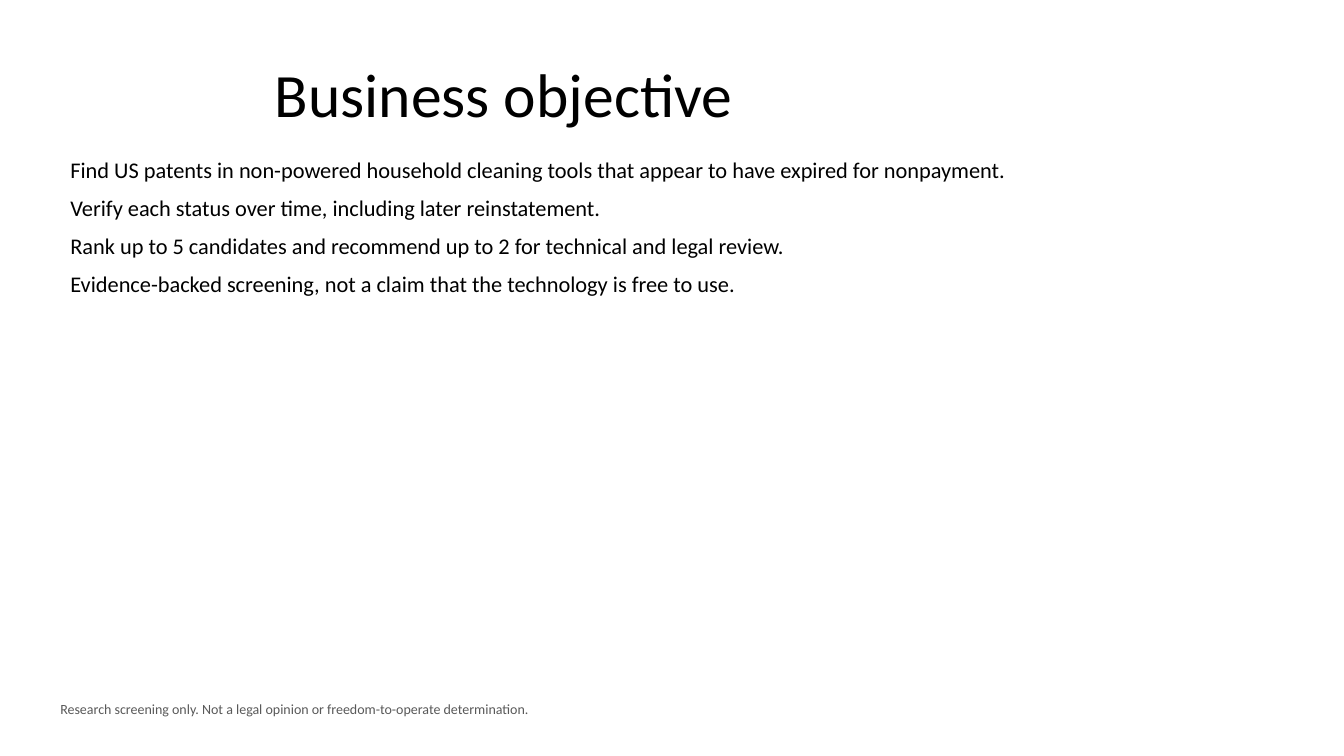
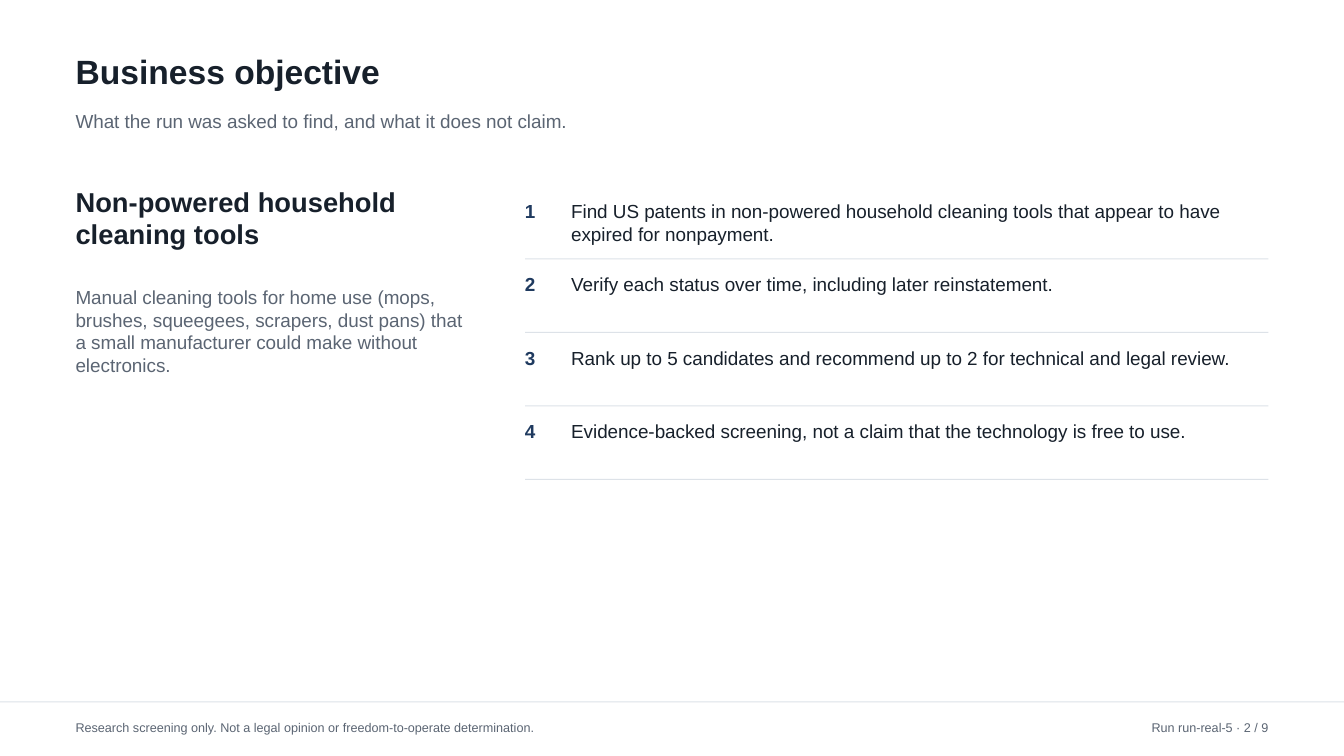
Before and after one commit to DhafinFawwaz/expired-patent-opportunity-agent, a slide deck: slide 2 of outputs/samples/deck.pptx. Drawn at 1344x756 pixels with LibreOffice and Linux fonts; fonts in the diff are those of the drawing. Boxes give left, top, right and bottom in pixels: in the first picture for what was removed or moved away, otherwise in the second. Text is boxed around its words. In the diff, an @@ line names an element or a change of style, - is before the commit and + after.

```diff
--- a/outputs/samples/deck.pptx
+++ b/outputs/samples/deck.pptx
@@ title "Business objective": place and size @@
-title "Business objective" at box(275, 74, 732, 128)
+title "Business objective" at box(76, 59, 380, 91)
@@ title "Business objective" at box(76, 59, 380, 91): size 44 to 24 pt, font Calibri to Arial, text colour #000000 to #17202B, bold on; alignment centre to left; vertical alignment middle to top @@
@@ text added at box(76, 114, 567, 131), 13.5 pt, text #5B6573 @@
+What the run was asked to find, and what it does not claim.
@@ text removed at box(70, 162, 1005, 296) @@
-Find US patents in non-powered household cleaning tools that appear to have expired for nonpayment.
-Verify each status over time, including later reinstatement.
-Rank up to 5 candidates and recommend up to 2 for technical and legal review.
-Evidence-backed screening, not a claim that the technology is free to use.
@@ text added at box(76, 192, 396, 249), 19.5 pt, text #17202B, bold @@
+Non-powered household cleaning tools
@@ text added at box(525, 205, 536, 218), 13.5 pt, text #1F3A5F, bold @@
+1
@@ text added at box(571, 204, 1220, 245), 13.5 pt, text #17202B @@
+Find US patents in non-powered household cleaning tools that appear to have expired for nonpayment.
@@ rectangle added at box(525, 258, 1269, 259), fill #DDE2E8 @@
@@ text added at box(76, 290, 462, 372), 13.5 pt, text #5B6573 @@
+Manual cleaning tools for home use (mops, brushes, squeegees, scrapers, dust pans) that a small manufacturer could make without electronics.
@@ text added at box(525, 278, 536, 291), 13.5 pt, text #1F3A5F, bold @@
+2
@@ text added at box(571, 277, 1053, 295), 13.5 pt, text #17202B @@
+Verify each status over time, including later reinstatement.
@@ rectangle added at box(525, 332, 1269, 333), fill #DDE2E8 @@
@@ text added at box(525, 352, 536, 366), 13.5 pt, text #1F3A5F, bold @@
+3
@@ text added at box(571, 351, 1230, 369), 13.5 pt, text #17202B @@
+Rank up to 5 candidates and recommend up to 2 for technical and legal review.
@@ rectangle added at box(525, 405, 1269, 406), fill #DDE2E8 @@
@@ text added at box(525, 425, 536, 438), 13.5 pt, text #1F3A5F, bold @@
+4
@@ text added at box(571, 424, 1186, 442), 13.5 pt, text #17202B @@
+Evidence-backed screening, not a claim that the technology is free to use.
@@ rectangle added at box(525, 479, 1269, 480), fill #DDE2E8 @@
@@ rectangle added at box(0, 702, 1344, 703), fill #DDE2E8 @@
@@ text "Research screening only. Not a ...": place and size @@
-text "Research screening only. Not a ..." at box(60, 704, 529, 717)
+text "Research screening only. Not a ..." at box(76, 723, 534, 735)
@@ text "Research screening only. Not a ..." at box(76, 723, 534, 735): size 10 to 9 pt, font Calibri to Arial, text colour #595959 to #5B6573 @@
@@ text added at box(1152, 723, 1268, 732), 9 pt, text #5B6573 @@
+Run run-real-5 · 2 / 9
```
Also in this commit, not shown: 7 other slides changed, 1 slide added, 1 slide removed, 14 other files.
